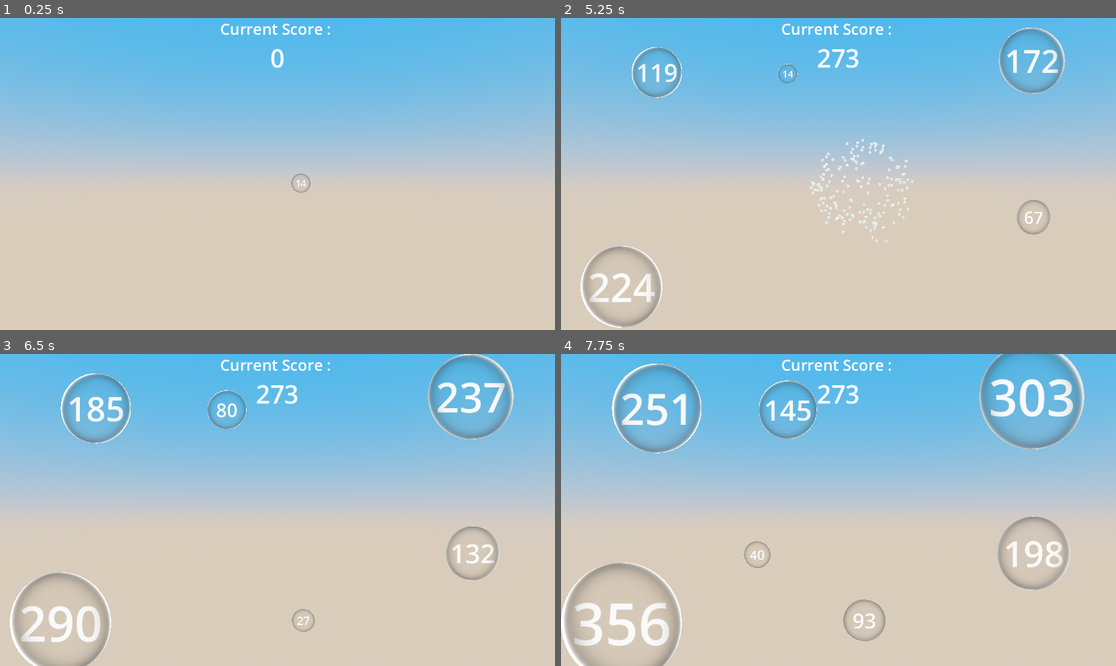
Above: before the commit, frames 1-4 (two rows, left to right).
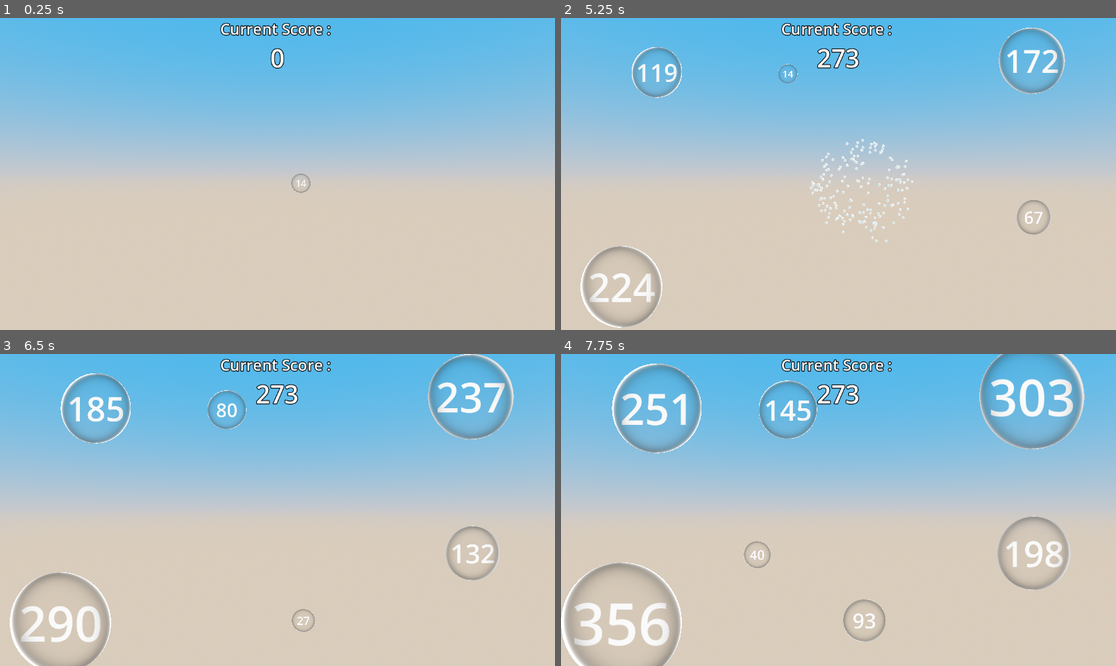
Above: after the commit, the same moments.

Repository: kominaaa/scorepopping
Game: Godot game, scene res://scenes/main.tscn
Two runs of this game, one before a commit and one after it. Both use one fixed random seed, a clock stepped at 60 frames per second and the inputs below.
Inputs (mouse positions are in pixels of both pictures, inside the frame that each line leads up to):
- Up to frame 1 (0.25 s): no input
- Up to frame 2 (5.25 s): move the mouse to (960, 158) at 0.52 s; click (960, 158) at 0.67 s; move the mouse to (727, 189) at 1.27 s; click (727, 189) at 1.42 s; move the mouse to (894, 105) at 2.02 s; click (894, 105) at 2.17 s; move the mouse to (810, 236) at 2.77 s; click (810, 236) at 2.92 s; move the mouse to (1005, 220) at 3.52 s; click (1005, 220) at 3.67 s; move the mouse to (672, 127) at 4.27 s; click (672, 127) at 4.42 s; move the mouse to (866, 174) at 5.02 s; click (866, 174) at 5.17 s
- Up to frame 3 (6.5 s): move the mouse to (194, 432) at 5.77 s; click (194, 432) at 5.92 s
- Up to frame 4 (7.75 s): move the mouse to (960, 494) at 6.52 s; click (960, 494) at 6.67 s; move the mouse to (727, 525) at 7.27 s; click (727, 525) at 7.42 s

The runs differ from the first frame. In frame 1, 0.4% of the frame differs, in the area x 39-60%, y 1-17%; in frame 2, 0.6%; in frame 3, 0.6%; in frame 4, 0.6%.

Commit message:
scoring update

Diff:
--- a/materials/interface_label_settings.tres
+++ b/materials/interface_label_settings.tres
@@ -2,3 +2,5 @@
 
 [resource]
 font_size = 32
+outline_size = 6
+outline_color = Color(0, 0, 0, 1)
--- a/scenes/game_interface.tscn
+++ b/scenes/game_interface.tscn
@@ -4,9 +4,13 @@
 
 [sub_resource type="LabelSettings" id="LabelSettings_hsfxb"]
 font_size = 52
+outline_size = 6
+outline_color = Color(0, 0, 0, 1)
 
 [sub_resource type="LabelSettings" id="LabelSettings_infcm"]
 font_size = 52
+outline_size = 6
+outline_color = Color(0, 0, 0, 1)
 
 [node name="GameInterface" type="Control"]
 layout_mode = 3
@@ -38,7 +42,6 @@
 horizontal_alignment = 1
 
 [node name="GameOverLabel" type="Label" parent="."]
-visible = false
 layout_mode = 1
 anchors_preset = 8
 anchor_left = 0.5
@@ -51,5 +54,6 @@
 offset_bottom = 36.0
 grow_horizontal = 2
 grow_vertical = 2
-text = "Game Over ! Click to restart !"
+text = "Game Over"
 label_settings = SubResource("LabelSettings_infcm")
+horizontal_alignment = 1
--- a/scenes/main.tscn
+++ b/scenes/main.tscn
@@ -19,10 +19,11 @@
 sky = SubResource("Sky_hpll1")
 tonemap_mode = 2
 
-[node name="Main" type="Node3D" node_paths=PackedStringArray("camera", "score_value_label")]
+[node name="Main" type="Node3D" node_paths=PackedStringArray("camera", "score_value_label", "game_over_label")]
 script = ExtResource("1_mnu6u")
 camera = NodePath("Camera3D")
 score_value_label = NodePath("CanvasLayer/GameInterface/ScoreLabel/ScoreValueLabel")
+game_over_label = NodePath("CanvasLayer/GameInterface/GameOverLabel")
 
 [node name="CanvasLayer" type="CanvasLayer" parent="."]
 
@@ -45,5 +46,3 @@
 [node name="Camera3D" type="Camera3D" parent="."]
 transform = Transform3D(1, 0, 0, 0, 1, 0, 0, 0, 1, 0, 0, 3.18599)
 projection = 1
-
-[editable path="CanvasLayer/GameInterface"]
--- a/scripts/bubble_spawner.gd
+++ b/scripts/bubble_spawner.gd
@@ -8,6 +8,8 @@
 @export var min_spawn_distance: float = 0.2
 @export var max_spawn_attempts: int = 50
 @export var max_spawns: int = 60
+
+@onready var main_scene = get_tree().get_current_scene()
 
 var spawn_timer: Timer
 var bubbles: Array = []
@@ -115,9 +117,12 @@
 	if main_scene and main_scene.has_method("increment_score"):
 		main_scene.increment_score(bubble_value)
 
+	# Vérifiez si toutes les bulles ont été poppées
+	if bubbles.is_empty() and current_spawn_count >= max_spawns:
+		main_scene.end_game()
+
 func _on_bubble_collision():
-	print("Collision detected! Restarting game...")
-	_restart_game()
+	main_scene.end_game()
 
 func _check_collisions():
 	for i in range(bubbles.size()):
--- a/scripts/main.gd
+++ b/scripts/main.gd
@@ -2,16 +2,25 @@
 
 @export var camera: Camera3D
 @export var score_value_label: Label
+@export var game_over_label: Label
 
 var score: int = 0
+var game_over: bool = false
 
 func _ready():
-	# Initialisation du score
+	# Initialisation du score et du label de fin de partie
 	score = 0
 	if score_value_label:
 		score_value_label.text = str(score)
+	if game_over_label:
+		game_over_label.visible = false  # Cacher le label au démarrage
 
 func _input(event: InputEvent) -> void:
+	# Si le jeu est terminé et le joueur clique, redémarrez le jeu
+	if game_over and event is InputEventMouseButton and event.pressed:
+		_restart_game()
+		return
+
 	if event is InputEventMouseButton and event.pressed and event.button_index == MOUSE_BUTTON_LEFT:
 		var mouse_pos: Vector2 = event.position
 		var from: Vector3 = camera.project_ray_origin(mouse_pos)
@@ -30,3 +39,18 @@
 	score += value
 	if score_value_label:
 		score_value_label.text = str(score)
+
+func end_game():
+	# Met le jeu en pause et affiche le label de fin de partie
+	game_over = true
+	get_tree().paused = true
+	if game_over_label:
+		game_over_label.visible = true
+		game_over_label.text = "Game Over! Cliquez pour rejouer."
+
+func _restart_game():
+	# Réinitialise le jeu
+	game_over = false
+	get_tree().paused = false
+	var current_scene_path = get_tree().current_scene.scene_file_path
+	get_tree().change_scene_to_file(current_scene_path)
